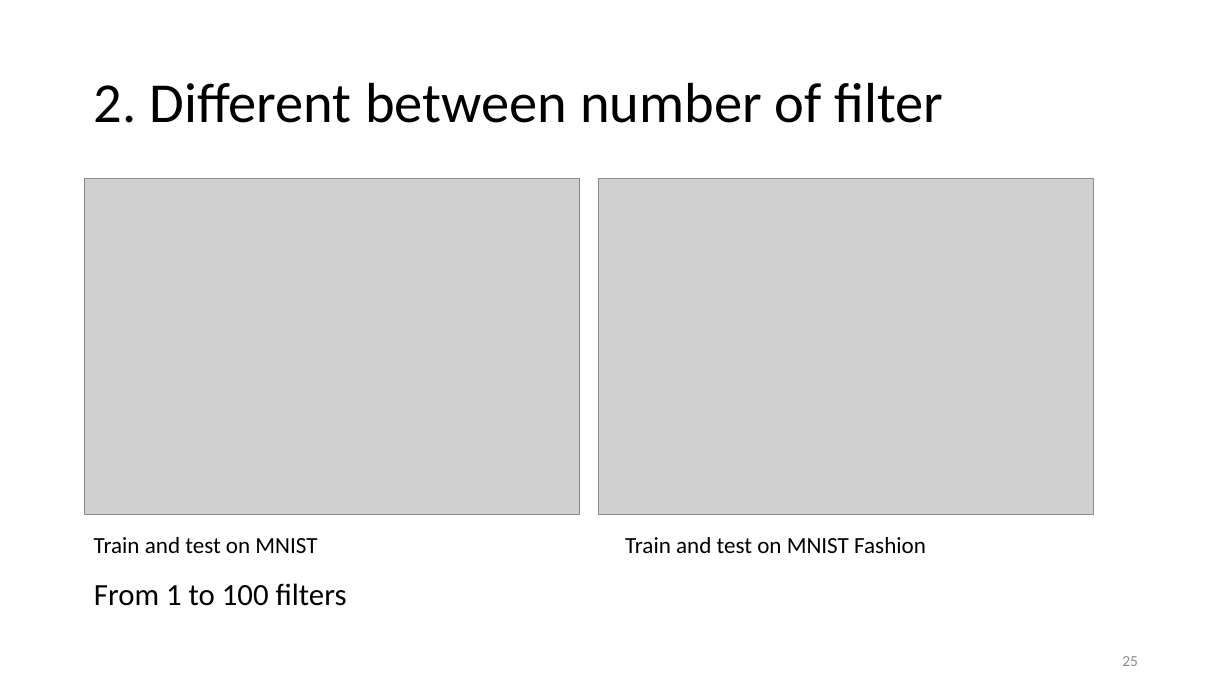
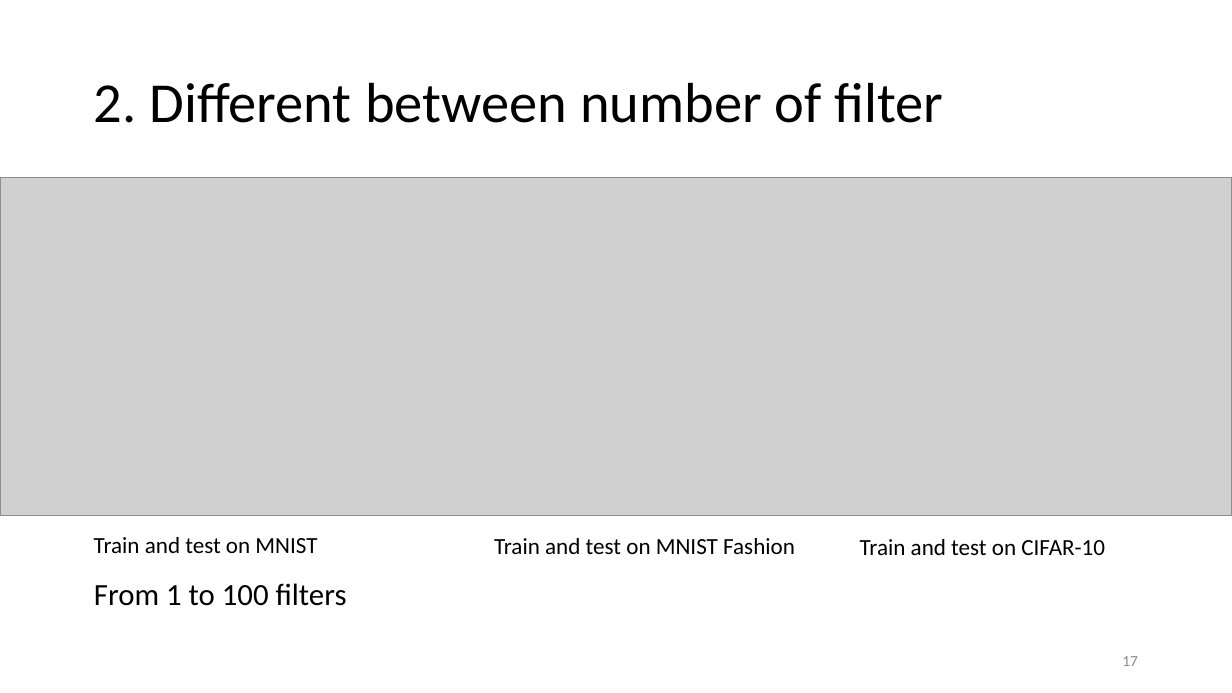
Before and after one commit to vutuanhai237/DynamicQNN, a slide deck: slide 17 of thesis/Quanvolutional neural network.pptx (slide 25 before the commit). Drawn at 1232x693 pixels with LibreOffice and Linux fonts; fonts in the diff are those of the drawing; grey boxes stand for pictures. Boxes give left, top, right and bottom in pixels: in the first picture for what was removed or moved away, otherwise in the second. Text is boxed around its words. In the diff, an @@ line names an element or a change of style, - is before the commit and + after.

```diff
--- a/thesis/Quanvolutional neural network.pptx
+++ b/thesis/Quanvolutional neural network.pptx
@@ picture added at [0, 177, 1232, 516] @@
@@ picture removed at [85, 178, 580, 515] @@
@@ picture removed at [599, 178, 1094, 515] @@
@@ text "Train and test on MNIST ...": place and size @@
-text "Train and test on MNIST ..." at [625, 537, 926, 553]
+text "Train and test on MNIST ..." at [494, 538, 795, 554]
@@ text added at [860, 539, 1105, 555], 18 pt, text #000000 @@
+Train and test on CIFAR-10
@@ page number at [1122, 656, 1138, 666]: text changed @@
-25
+17
```
Also in this commit, not shown: 11 other slides changed, 3 slides added, 10 slides removed.
